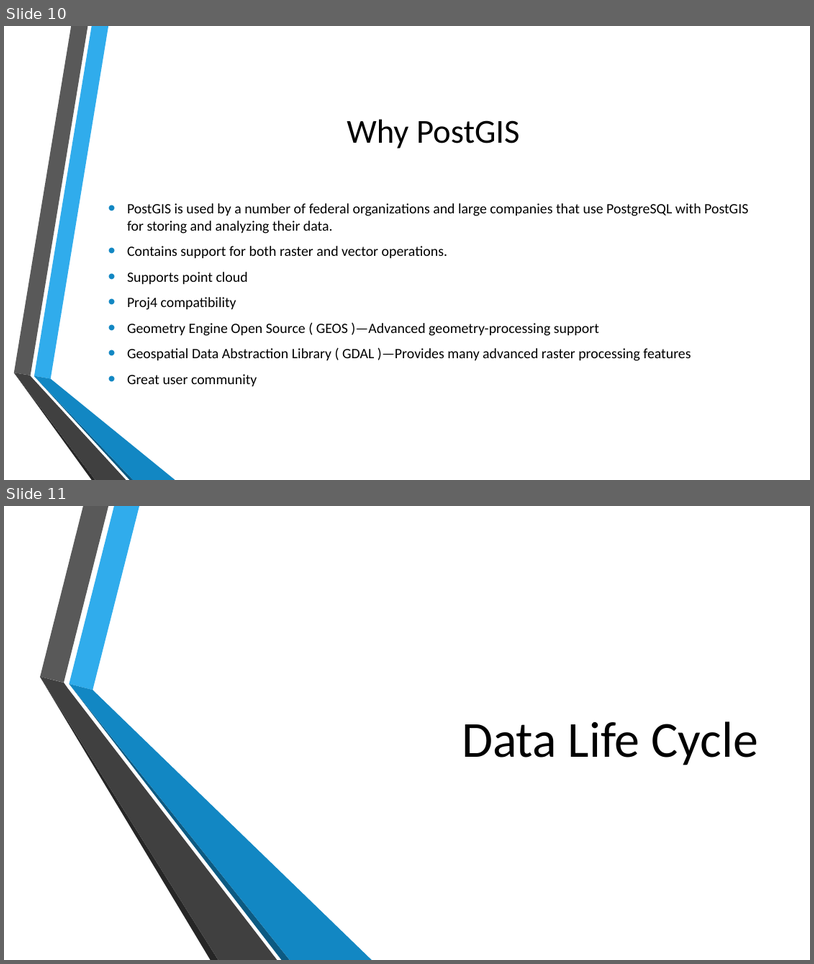
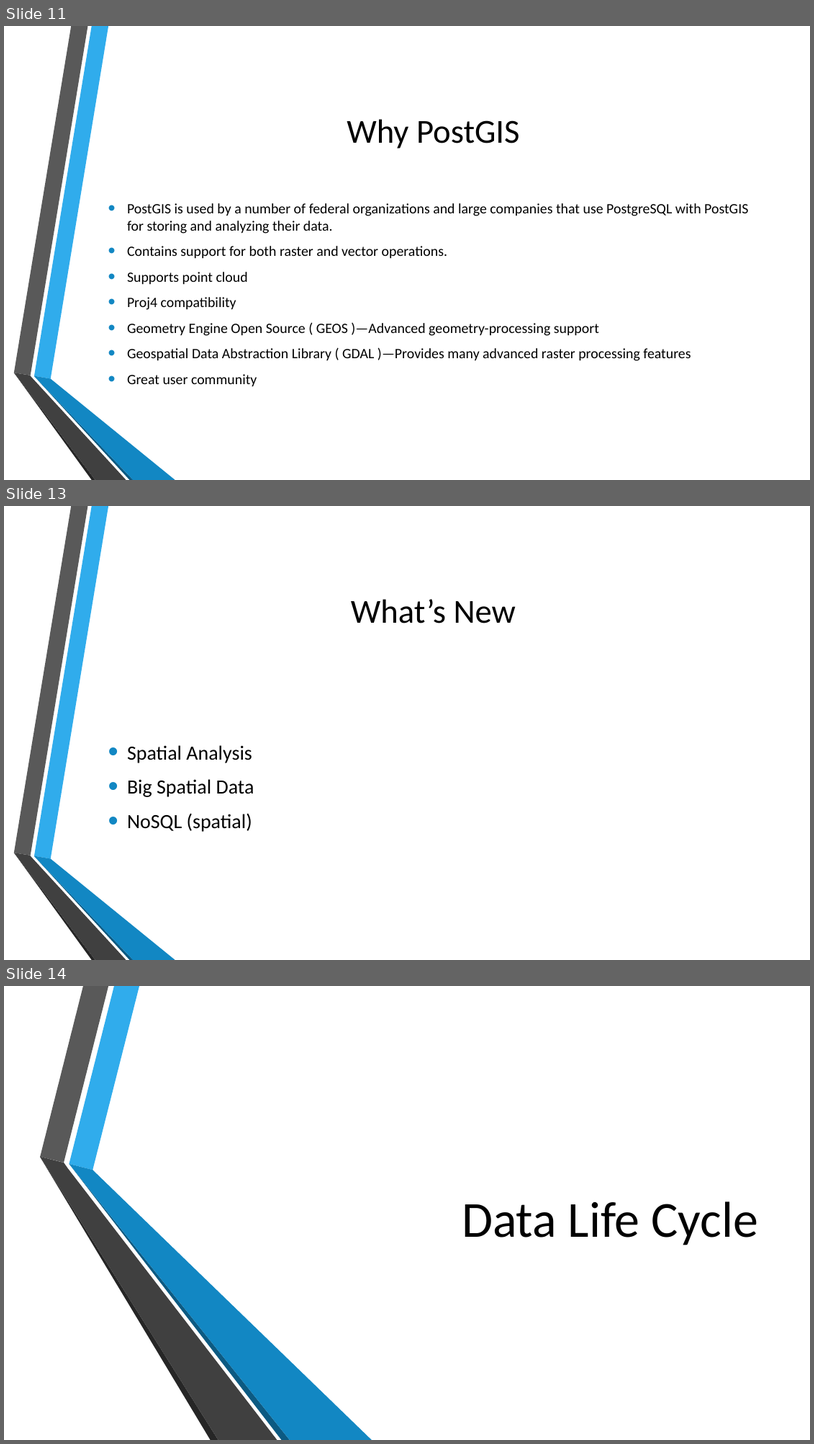
Before and after one commit to MGIS-UMN/GIS5577_week1, a slide deck: why_postgresql.odp. Shown one above the other, each under a label of ours: slides 10 and 11 before the commit, slides 11, 13 and 14 after it; the slides between them are not shown. The pictures are 814x964 and 814x1444 pixels, drawn with LibreOffice and Linux fonts; fonts in the diff are those of the drawing; background and template pictures are left out. Boxes give left, top, right and bottom in pixels: in the first picture for what was removed or moved away, otherwise in the second. Text is boxed around its words. In the diff, an @@ line names an element or a change of style, - is before the commit and + after.

```diff
--- a/why_postgresql.odp
+++ b/why_postgresql.odp
@@ slide 13 added at <box>4,506,810,960</box>, background picture (left out); not listed: 6 template elements that a slide beside it also shows @@
@@ title added at <box>351,599,516,623</box>, 40 pt, text #000000 @@
+What’s New
@@ text added at <box>127,745,255,831</box>, 24 pt, text #000000 @@
+• Spatial Analysis
+• Big Spatial Data
+• NoSQL (spatial)
@@ what was slide 10 is now slide 11 @@
@@ what was slide 11 is now slide 14 @@
```
Also in this commit, not shown: 1 slide changed, 2 other slides added.
